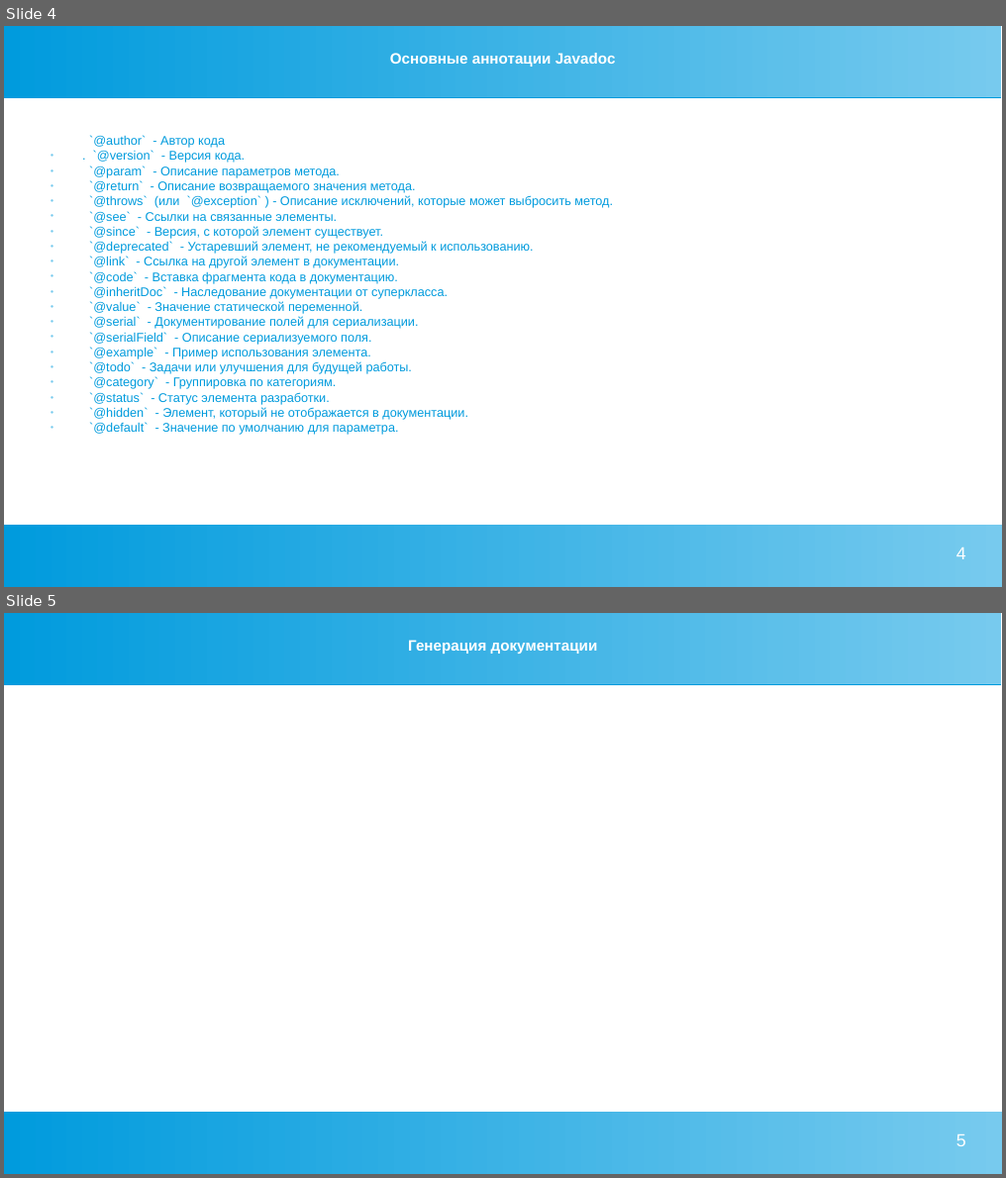
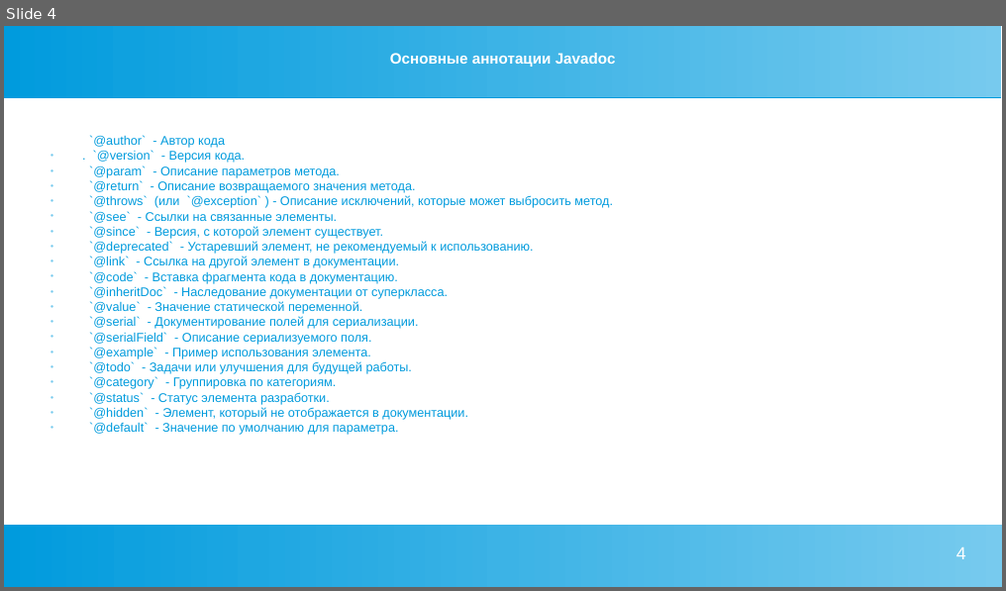
Before and after one commit to royalistofficial/java, a slide deck: доклад/javadoc.pptx. Shown one above the other, each under a label of ours: slides 4 and 5 before the commit, slide 4 after it. The pictures are 1006x1178 and 1006x591 pixels, drawn with LibreOffice and Linux fonts; fonts in the diff are those of the drawing. Boxes give left, top, right and bottom in pixels: in the first picture for what was removed or moved away, otherwise in the second. Text is boxed around its words. In the diff, an @@ line names an element or a change of style, - is before the commit and + after.

```diff
--- a/доклад/javadoc.pptx
+++ b/доклад/javadoc.pptx
@@ slide 5 removed at [4,613,1002,1174], background #FFFFFF; not listed: 2 template elements that a slide beside it also shows @@
@@ title removed at [408,640,598,654] @@
-Генерация документации
@@ page number removed at [956,1135,966,1147] @@
-5
```
Also in this commit, not shown: 3 slides changed, 6 slides added, 4 other files.
